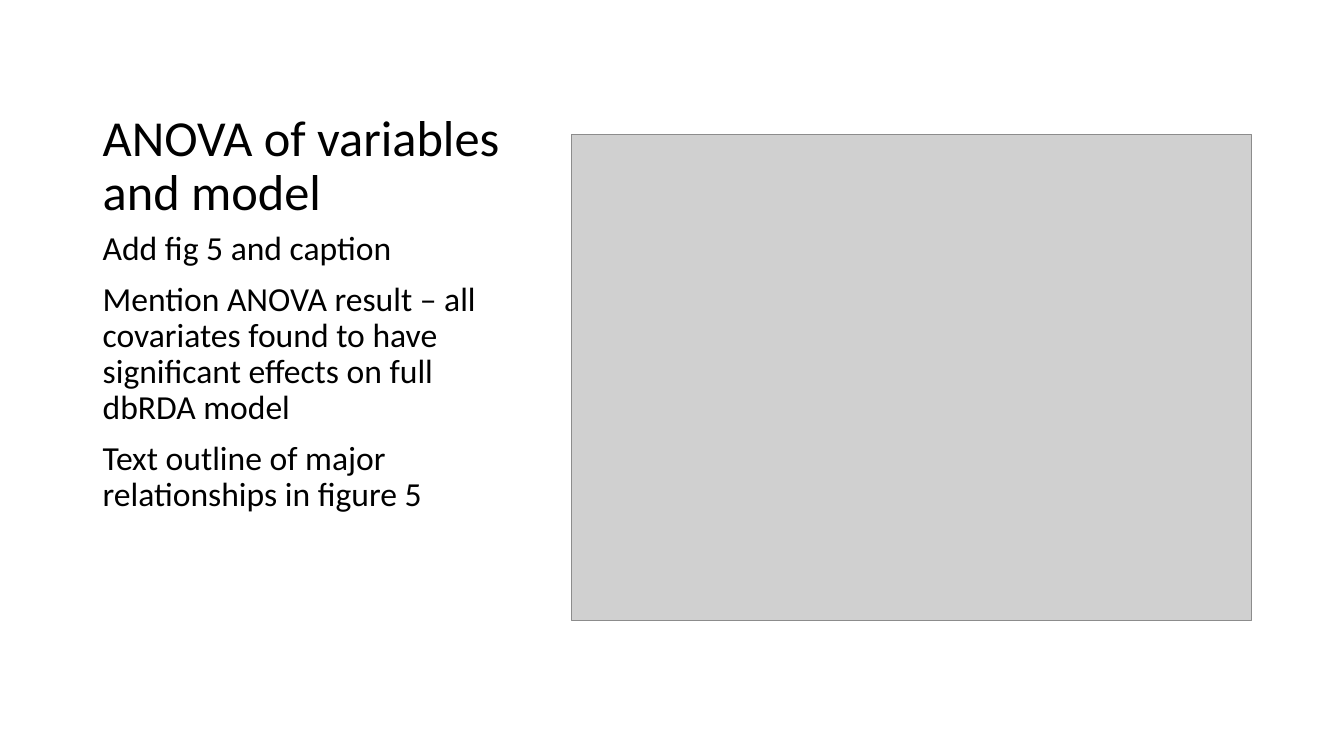
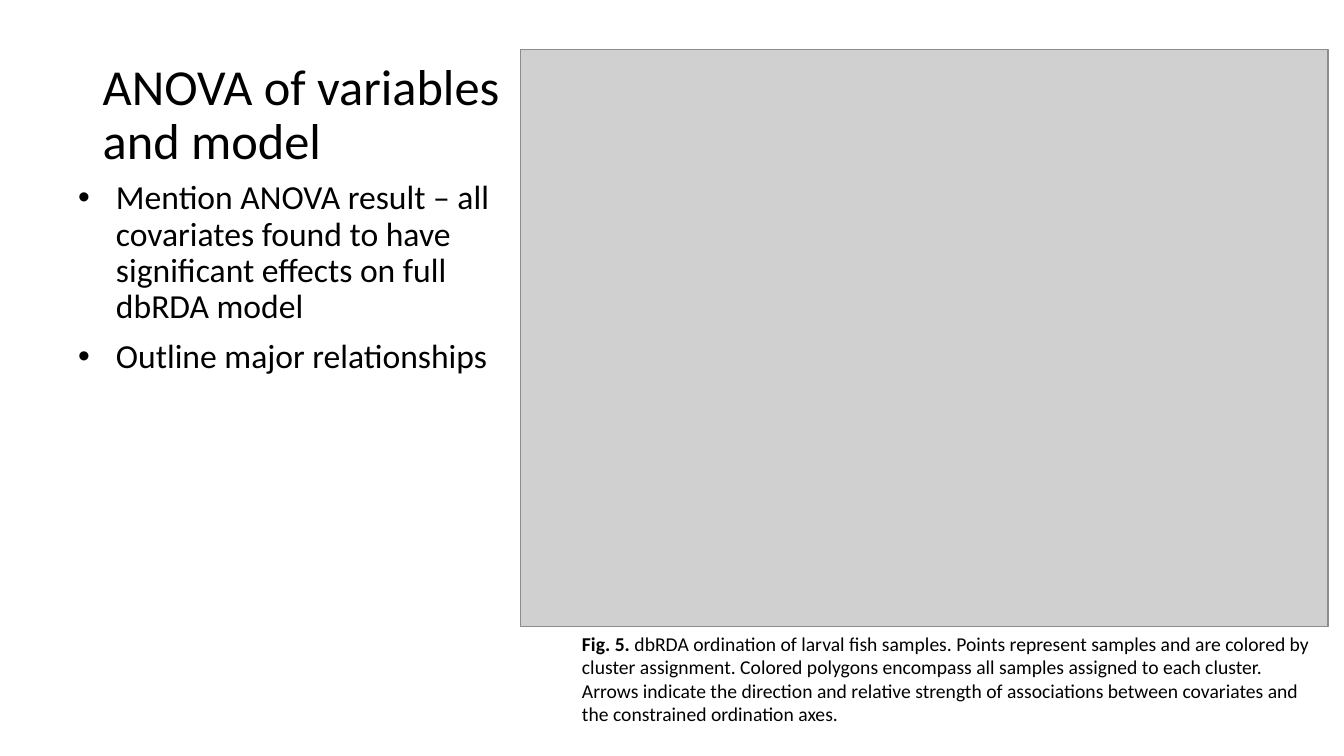
Before and after one commit to LukeABobay/larval-fish-community-analysis, a slide deck: slide 14 of PICES 2026 Presentation.pptx. Drawn at 1344x756 pixels with LibreOffice and Linux fonts; fonts in the diff are those of the drawing; grey boxes stand for pictures. Boxes give left, top, right and bottom in pixels: in the first picture for what was removed or moved away, otherwise in the second. Text is boxed around its words. In the diff, an @@ line names an element or a change of style, - is before the commit and + after.

```diff
--- a/PICES 2026 Presentation.pptx
+++ b/PICES 2026 Presentation.pptx
@@ title "ANOVA of variables and model" moved from (x1=103, y1=121, x2=499, y2=211) to (x1=103, y1=70, x2=499, y2=160) @@
@@ picture resized from (x1=572, y1=134, x2=1252, y2=620) to (x1=520, y1=49, x2=1328, y2=626) @@
@@ text "Mention ANOVA result – all ..." moved from (x1=103, y1=236, x2=475, y2=512) to (x1=116, y1=185, x2=488, y2=374) @@
@@ text at (x1=116, y1=185, x2=488, y2=319): bullet none to • @@
@@ text at (x1=103, y1=236, x2=392, y2=266): paragraph removed @@
-Add fig 5 and caption
@@ text at (x1=116, y1=344, x2=487, y2=374): text changed @@
-Text outline of major relationships in figure 5
+• Outline major relationships
@@ text added at (x1=582, y1=637, x2=1309, y2=721), 14 pt, text #000000 @@
+Fig. 5. dbRDA ordination of larval fish samples. Points represent samples and are colored by cluster assignment. Colored polygons encompass all samples assigned to each cluster. Arrows indicate the direction and relative strength of associations between covariates and the constrained ordination axes.
```
Also in this commit, not shown: 5 other slides changed, 4 slides added, 4 slides removed.
